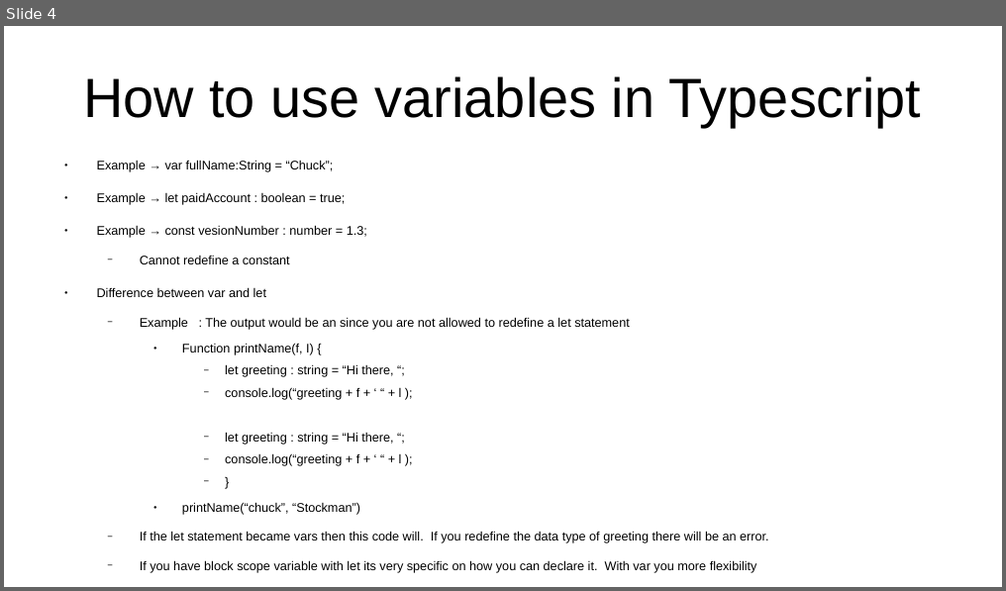
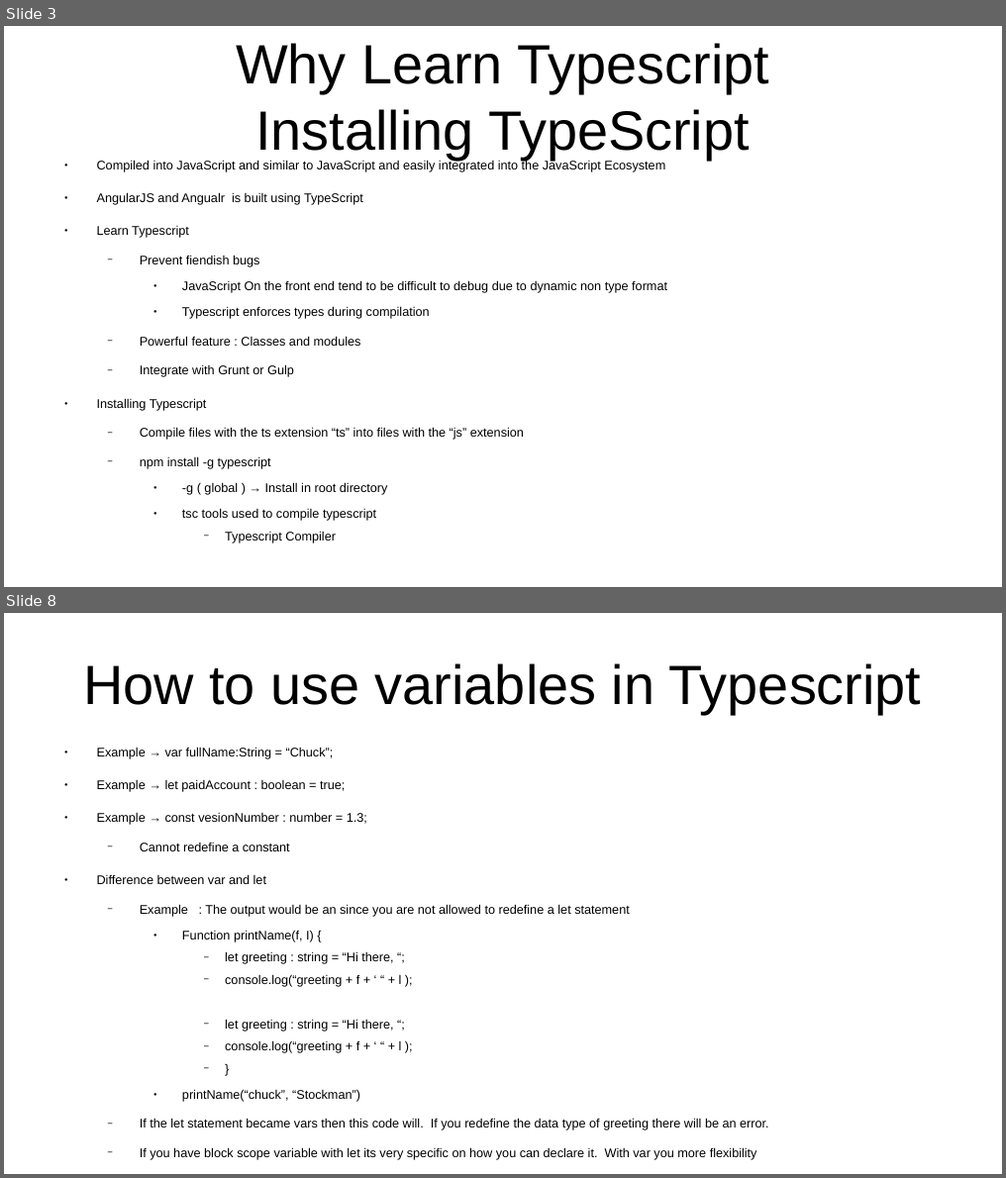
Before and after one commit to CharlesStockman/notesFromCourses, a slide deck: javascript/typescript/Introduction to Typescript Development.odp. Shown one above the other, each under a label of ours: slide 4 before the commit, slides 3 and 8 after it; the slides between them are not shown. The pictures are 1006x591 and 1006x1178 pixels, drawn with LibreOffice and Linux fonts; fonts in the diff are those of the drawing. Boxes give left, top, right and bottom in pixels: in the first picture for what was removed or moved away, otherwise in the second. Text is boxed around its words. In the diff, an @@ line names an element or a change of style, - is before the commit and + after.

```diff
--- a/javascript/typescript/Introduction to Typescript Development.odp
+++ b/javascript/typescript/Introduction to Typescript Development.odp
@@ slide 3 added at bbox=[4, 26, 1002, 587], background #FFFFFF @@
@@ title added at bbox=[236, 43, 770, 160], 44 pt, text #000000 @@
+Why Learn Typescript
+Installing TypeScript
@@ text added at bbox=[97, 160, 667, 544], 10 pt, text #000000 @@
+● Compiled into JavaScript and similar to JavaScript and easily integrated into the JavaScript Ecosystem
+● AngularJS and Angualr is built using TypeScript
+● Learn Typescript
+  − Prevent fiendish bugs
+    ● JavaScript On the front end tend to be difficult to debug due to dynamic non type format
+    ● Typescript enforces types during compilation
+  − Powerful feature : Classes and modules
+  − Integrate with Grunt or Gulp
+● Installing Typescript
+  − Compile files with the ts extension “ts” into files with the “js” extension
+  − npm install -g typescript
+    ● -g ( global ) → Install in root directory
+    ● tsc tools used to compile typescript
+      − Typescript Compiler
@@ what was slide 4 is now slide 8 @@
```
Also in this commit, not shown: 7 slides changed, 7 other slides added, 14 other files.
